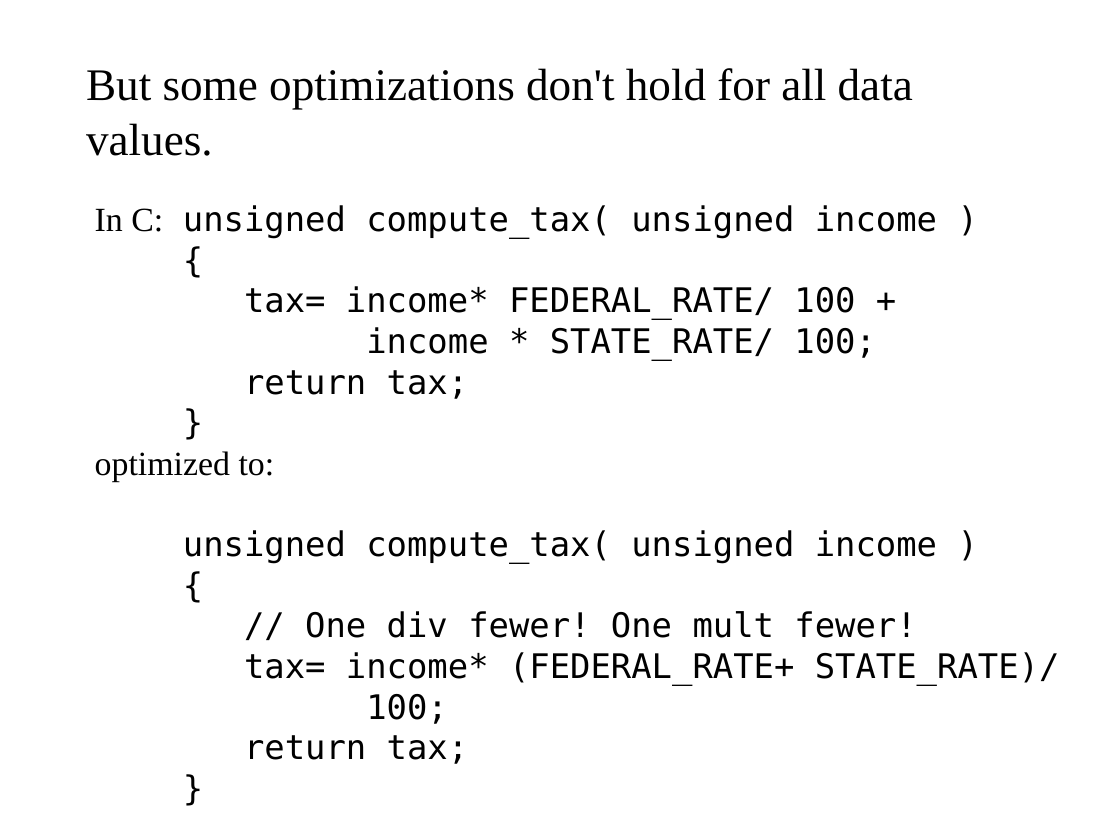
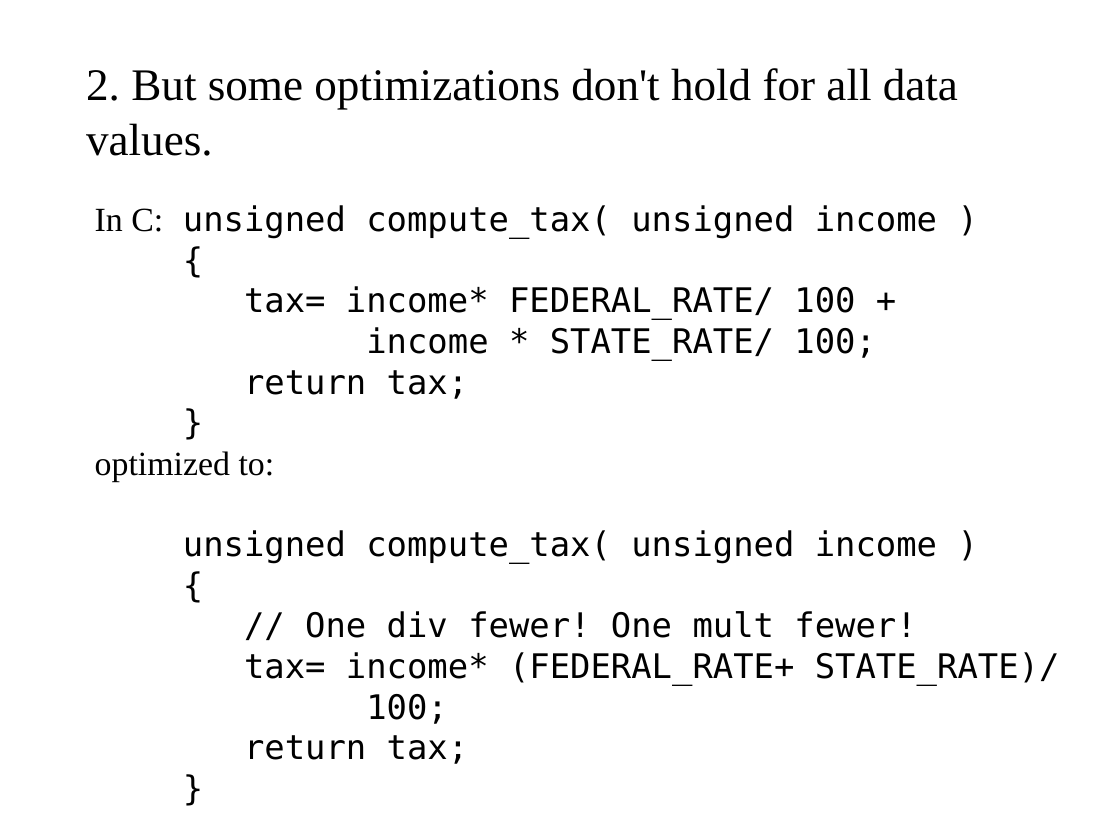
Before and after one commit to cschreiner/lli_undef_fix_admin, a slide deck: slide 2 of doc/poster/2015feb_grad_visit.draft.odp. Drawn at 1120x840 pixels with LibreOffice and Linux fonts; fonts in the diff are those of the drawing. Boxes give left, top, right and bottom in pixels: in the first picture for what was removed or moved away, otherwise in the second. Text is boxed around its words. In the diff, an @@ line names an element or a change of style, - is before the commit and + after.

Commit message:
minor wording improvements

```diff
--- a/doc/poster/2015feb_grad_visit.draft.odp
+++ b/doc/poster/2015feb_grad_visit.draft.odp
@@ text at (86,68,958,156): text changed @@
-But some optimizations don't hold for all data values.
+2. But some optimizations don't hold for all data values.
```
Also in this commit, not shown: 11 other slides changed.
